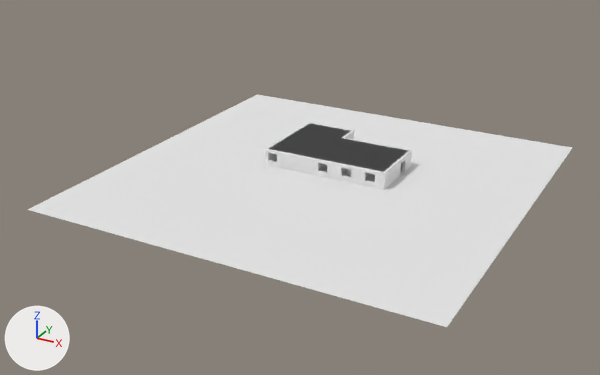
Renders of the Blender file src/tb_simulation/data/environment/environment.blend from each side of a commit.
Camera for both pictures: a camera (50 mm lens) standing at (54.4, -106.6, 50.5) and looking at (-2.0, -4.0, -0.8). The axes (+X, +Y, +Z) are drawn at lower left. The lights are the same throughout.

Objects in the first picture: 'Floor.001', 'Ground', 'Outer Walls'.
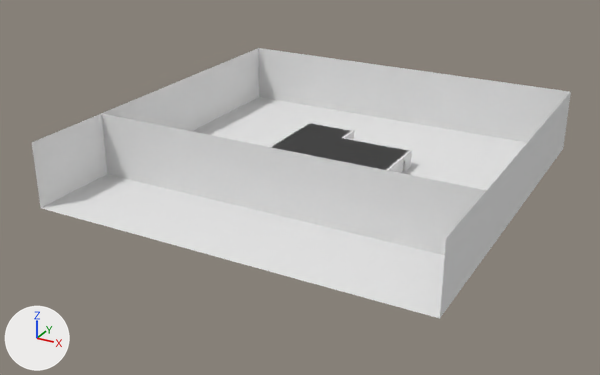
Location of each change, (x1, y1, x2, y2) in pixels of the pictures (600 x 375 px):
```json
{"object": "Ground", "change": "rescaled", "before": [28, 94, 572, 327], "after": [42, 97, 527, 318], "on screen": "11% narrower"}
{"object": "Plane.003", "change": "added", "after": [101, 113, 487, 255]}
{"object": "Plane.002", "change": "added", "after": [258, 48, 570, 143]}
{"object": "Plane.001", "change": "added", "after": [32, 48, 259, 208]}
{"object": "Plane", "change": "added", "after": [440, 92, 571, 318]}
{"object": "Outer Walls", "change": "unchanged, covered by the edit", "before": [265, 122, 412, 190], "after": [269, 122, 412, 173]}
```

Scene script edits in JSON lines:
```json
{"op": "add", "block": "me_plane_001", "code": ["me_plane_001 = bpy.data.meshes.new('Plane.001')", "me_plane_001.from_pydata([(-1.0, -1.0, 0.0), (1.0, -1.0, 0.0), (-1.0, 1.0, 0.0), (1.0, 1.0, 0.0)], [], [(0, 1, 3, 2)])"]}
{"op": "set", "path": "ob_ground.scale", "old": "(31.3, 31.3, 31.3)", "new": "(30.0, 30.0, 31.3)"}
{"op": "add", "block": "ob_plane", "code": ["ob_plane = bpy.data.objects.new('Plane', me_plane_001)", "ob_plane.location = (30.0, 0.0, 5.0)", "ob_plane.rotation_euler = (0.0, -1.571, 0.0)  # degrees (0, -90, 0)", "ob_plane.scale = (5.0, 30.0, 1.0)"]}
{"op": "add", "block": "ob_plane_001", "code": ["ob_plane_001 = bpy.data.objects.new('Plane.001', me_plane_001.copy())", "ob_plane_001.location = (-30.0, 0.0, 5.0)", "ob_plane_001.rotation_euler = (0.0, 1.571, 0.0)  # degrees (0, 90, 0)", "ob_plane_001.scale = (5.0, 30.0, 1.0)"]}
{"op": "add", "block": "ob_plane_002", "code": ["ob_plane_002 = bpy.data.objects.new('Plane.002', me_plane_001.copy())", "ob_plane_002.location = (0.0, 30.0, 5.0)", "ob_plane_002.rotation_euler = (1.571, 1.571, 0.0)  # degrees (90, 90, 0)", "ob_plane_002.scale = (5.0, 30.0, 1.0)"]}
{"op": "add", "block": "ob_plane_003", "code": ["ob_plane_003 = bpy.data.objects.new('Plane.003', me_plane_001.copy())", "ob_plane_003.location = (0.0, -15.7, 5.0)", "ob_plane_003.rotation_euler = (-1.571, 1.571, 0.0)  # degrees (-90, 90, 0)", "ob_plane_003.scale = (5.0, 30.0, 1.0)"]}
```
